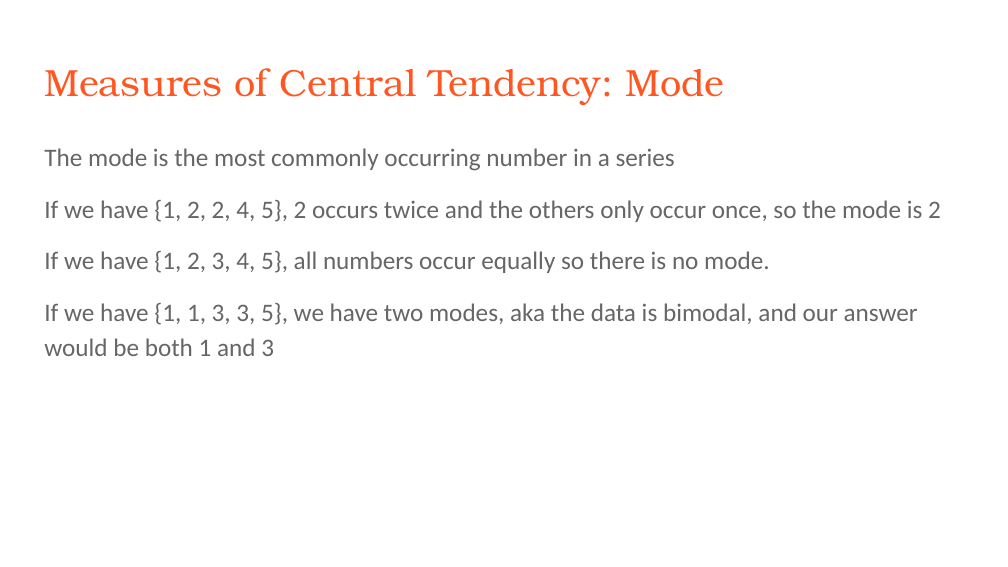
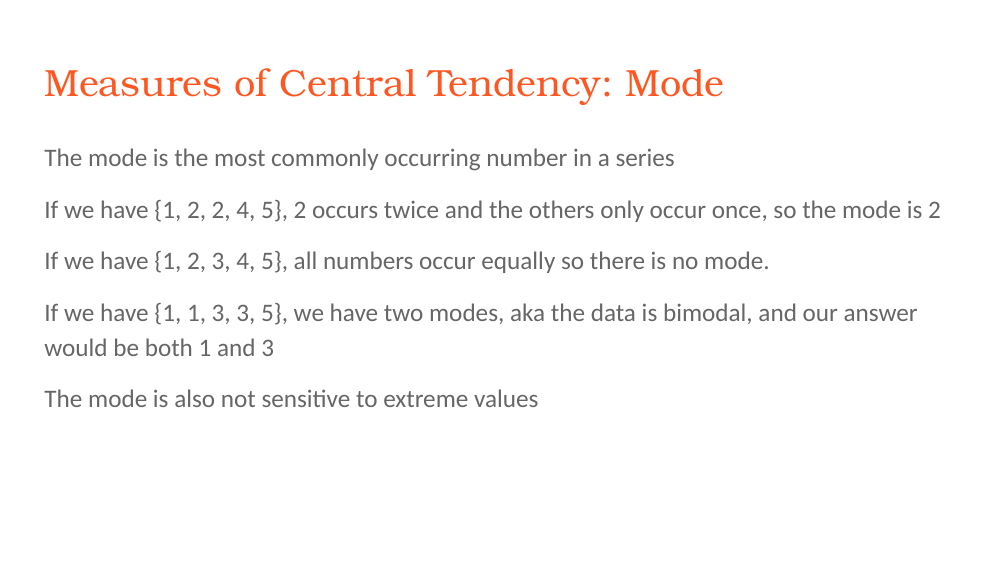
Before and after one commit to rjwrobel86/Python4Statistics, a slide deck: slide 11 of Stuff For Class/Slides/Descriptive Statistics.pptx (slide 9 before the commit). Drawn at 1008x567 pixels with LibreOffice and Linux fonts; fonts in the diff are those of the drawing. Boxes give left, top, right and bottom in pixels: in the first picture for what was removed or moved away, otherwise in the second. Text is boxed around its words. In the diff, an @@ line names an element or a change of style, - is before the commit and + after.

```diff
--- a/Stuff For Class/Slides/Descriptive Statistics.pptx
+++ b/Stuff For Class/Slides/Descriptive Statistics.pptx
@@ text at [44,389,538,407]: paragraph added @@
+The mode is also not sensitive to extreme values
```
Also in this commit, not shown: 12 other slides changed, 10 slides added, 8 slides removed, 27 other files.
